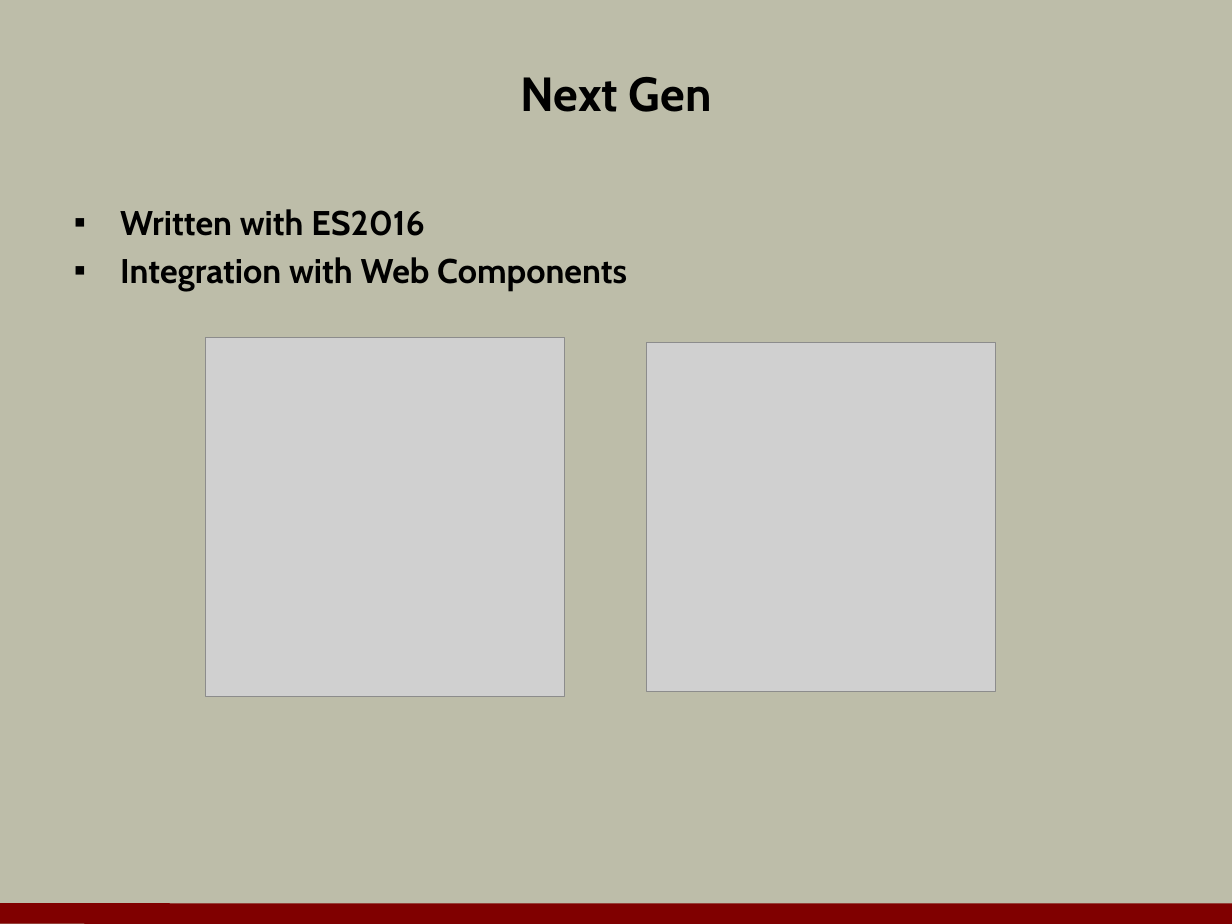
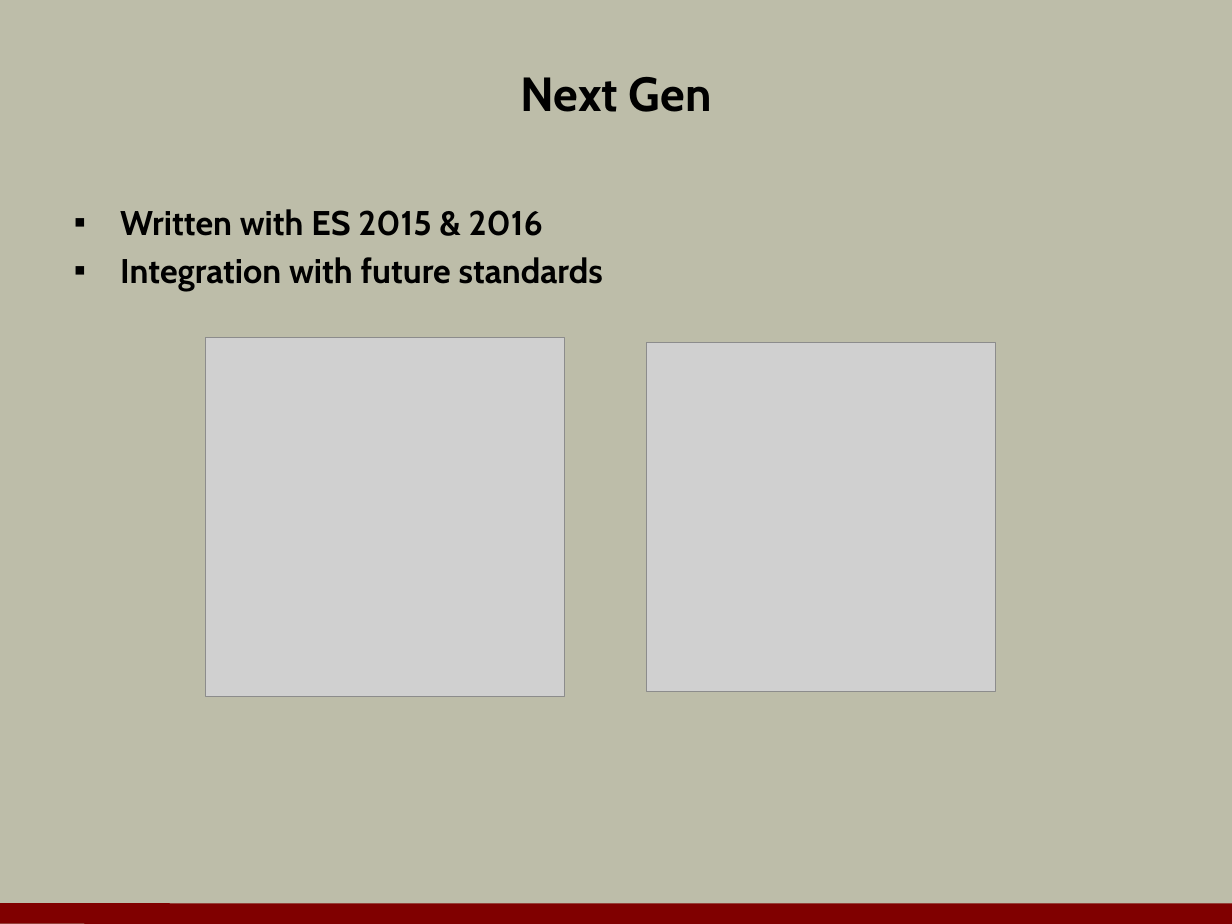
Before and after one commit to OdeToCode/classes, a slide deck: slide 3 of angularjs/slides/a1_aurelia.pptx. Drawn at 1232x924 pixels with LibreOffice and Linux fonts; fonts in the diff are those of the drawing; grey boxes stand for pictures; background and template pictures are left out. Boxes give left, top, right and bottom in pixels: in the first picture for what was removed or moved away, otherwise in the second. Text is boxed around its words. In the diff, an @@ line names an element or a change of style, - is before the commit and + after.

```diff
--- a/angularjs/slides/a1_aurelia.pptx
+++ b/angularjs/slides/a1_aurelia.pptx
@@ text at (x1=120, y1=209, x2=603, y2=291): text changed @@
-▪ Written with ES2016
-▪ Integration with Web Components
+▪ Written with ES 2015 & 2016
+▪ Integration with future standards
```
Also in this commit, not shown: 1 other slide changed.
